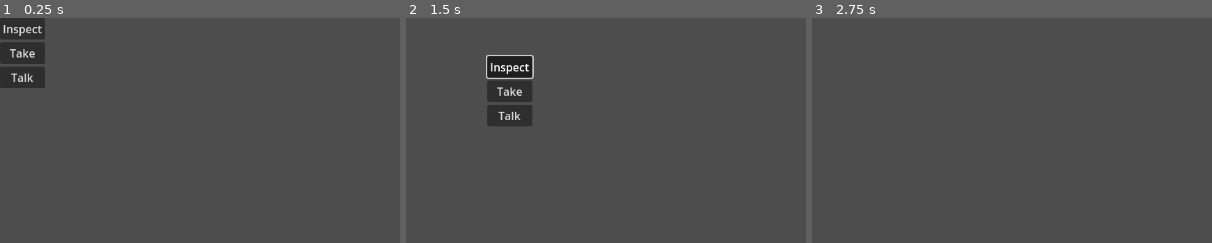
Above: before the commit, frames 1-3 (left to right).
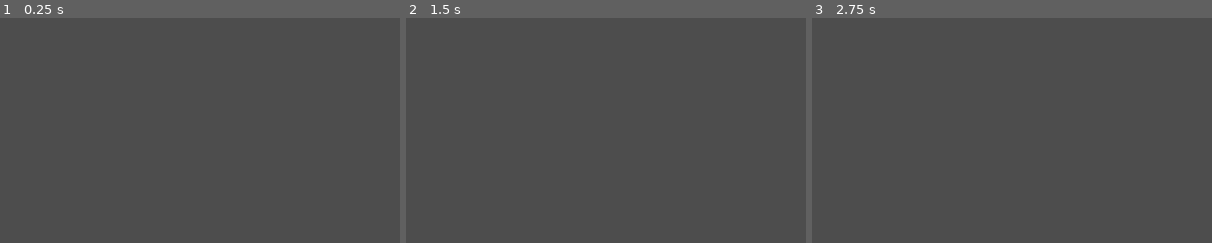
Above: after the commit, the same moments.

Repository: hoodinii69/game467-2025
Game: Godot game, scene res://Scenes/main.tscn
The game is run twice, just before and just after one commit, with the same random seed, the same clock (stepped at 60 frames per second) and the same inputs.
Inputs (mouse positions are % of the whole screen's width and height, from its top left):
- Up to frame 1 (0.25 s): no input
- Up to frame 2 (1.5 s): click (3, 2) at 0.5 s, where only the run before the commit has a clickable "Inspect"; tap Enter at 1.25 s; move the mouse to (10, 8) at 1.27 s; click (10, 8) at 1.42 s
- Up to frame 3 (2.75 s): tap Space at 2 s; move the mouse to (30, 55) at 2.02 s; click (30, 55) at 2.17 s
The pictures show only the part of the screen within x 0-50%, y 0-50%; the shares and areas given below are measured in that part.

The runs differ from the first frame. In frame 1, 3.0% of the frame differs, in the area x 0-12%, y 0-32%; in frame 2, 3.1%, in the area x 20-32%, y 16-48%; in frame 3, nothing differs.

Commit message:
Clean up code from main to ClickableOptions

Diff:
--- a/Scenes/main.tscn
+++ b/Scenes/main.tscn
@@ -7,10 +7,12 @@
 [node name="Main" type="Node2D"]
 script = ExtResource("1_5wbwr")
 
-[node name="ClickableOptions" type="VBoxContainer" parent="."]
+[node name="ClickableOptions" type="VBoxContainer" parent="." node_paths=PackedStringArray("Main")]
+visible = false
 offset_right = 65.0
 offset_bottom = 101.0
 script = ExtResource("2_647cv")
+Main = NodePath("..")
 
 [node name="Inspect" type="Button" parent="ClickableOptions"]
 layout_mode = 2
@@ -28,4 +30,4 @@
 text = "Talk"
 
 [node name="ObjectClickable" parent="." instance=ExtResource("1_8oicw")]
-position = Vector2(116, 55)
+position = Vector2(260, 213)
--- a/Scripts/ClickableOptions.gd
+++ b/Scripts/ClickableOptions.gd
@@ -1,11 +1,28 @@
 extends VBoxContainer
 
+@export var Main : Node
 
 # Called when the node enters the scene tree for the first time.
+#For now, this is here in ready().
+#This checks (at some point) all of the child nodes
+#And connects to any objects clicked signal
+#So that we can do some code when they are clicked
 func _ready():
-	pass # Replace with function body.
+	print(Main.get_children())
+	for node in Main.get_children():
+		if node.is_in_group("Item"):
+			node.get_node("Clickable").is_clicked.connect(_is_clicked)
+			node.get_node("Clickable").isnt_clicked.connect(_isnt_clicked)
 
 
 # Called every frame. 'delta' is the elapsed time since the previous frame.
 func _process(delta):
 	pass
+
+func _is_clicked():
+	self.show()
+	self.position = get_global_mouse_position()
+func _isnt_clicked():
+	self.hide()
+#Some code that when the object is selected it gets fed
+#the info from the object (inspect text, can it be taken- dialogue?)
--- a/Scripts/main.gd
+++ b/Scripts/main.gd
@@ -4,23 +4,13 @@
 
 # Called when the node enters the scene tree for the first time.
 
-#For now, this is here in ready().
-#This checks (at some point) all of the child nodes
-#And connects to any objects clicked signal
-#So that we can do some code when they are clicked
+
 func _ready():
-	print(self.get_children())
-	for node in self.get_children():
-		if node.is_in_group("Item"):
-			node.get_node("Clickable").is_clicked.connect(_is_clicked)
-			node.get_node("Clickable").isnt_clicked.connect(_isnt_clicked)
+	pass
 # Called every frame. 'delta' is the elapsed time since the previous frame.
 func _process(_delta):
 	pass
 
 #Code that runs when the mouse clicks on a clickable object
-func _is_clicked():
-	$ClickableOptions.show()
-	$ClickableOptions.position = get_global_mouse_position()
-func _isnt_clicked():
-	$ClickableOptions.hide()
+#On second thought this shouldn't be in main so move it to the
+#clickable options
